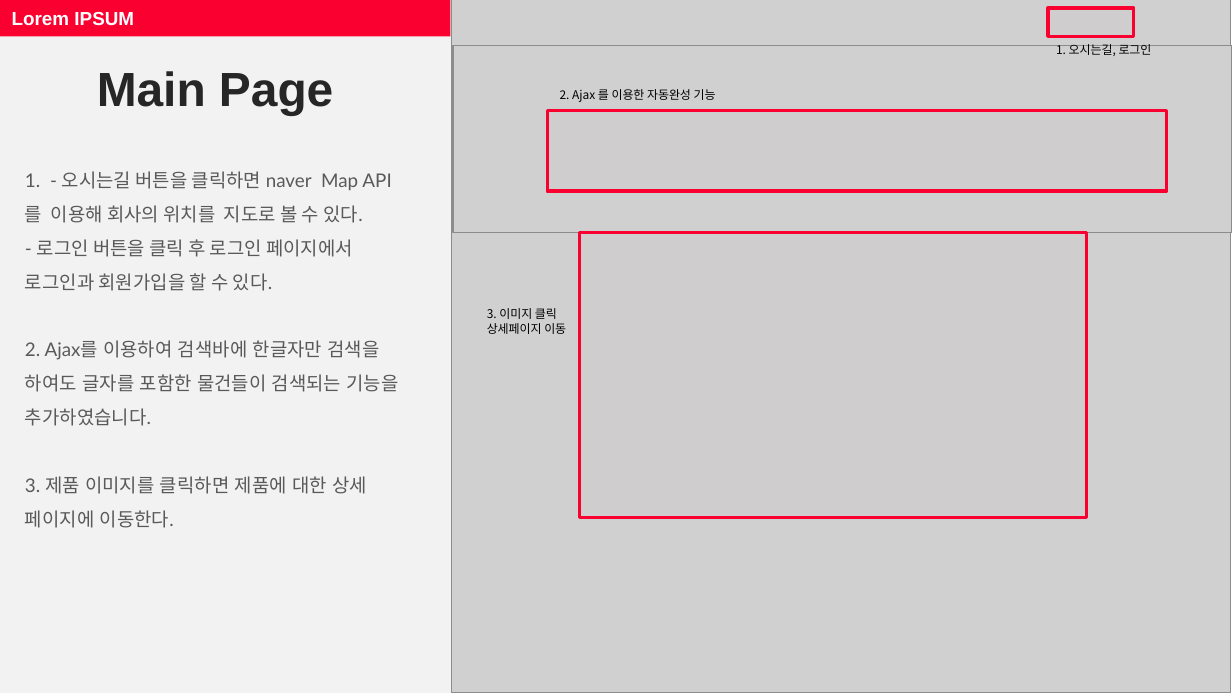
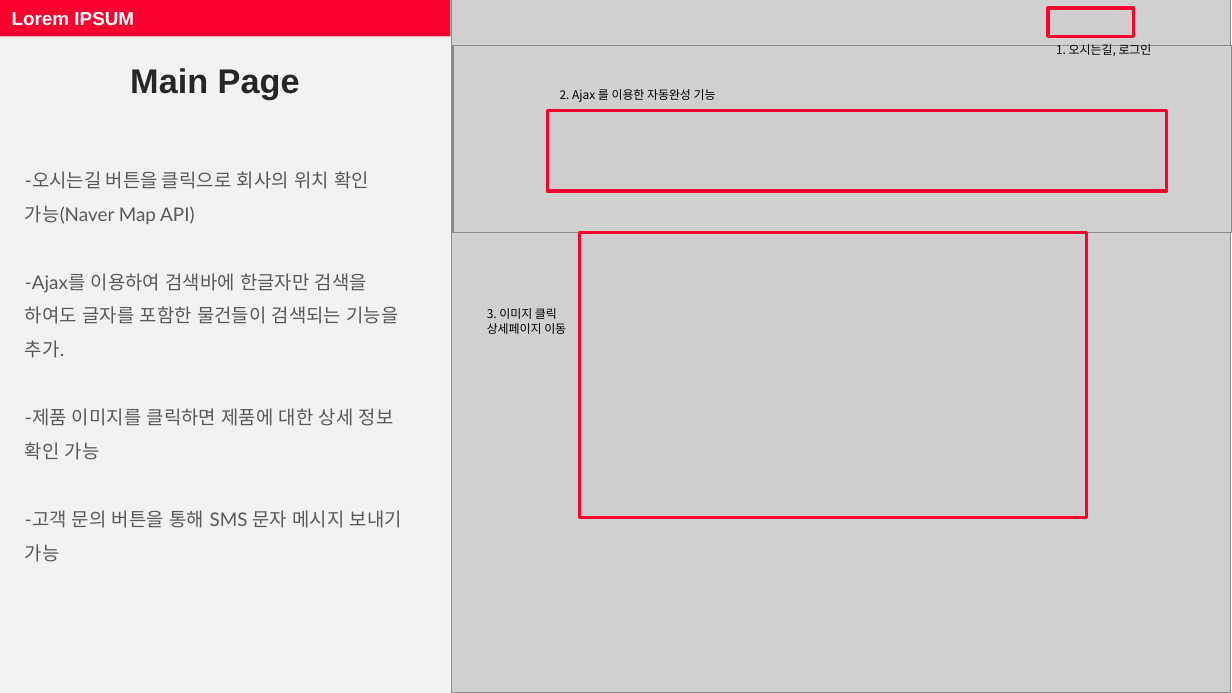
Before and after one commit to zozokjs/webapps, a slide deck: slide 6 of MusicFactory.pptx (slide 5 before the commit). Drawn at 1232x693 pixels with LibreOffice and Linux fonts; fonts in the diff are those of the drawing; grey boxes stand for pictures. Boxes give left, top, right and bottom in pixels: in the first picture for what was removed or moved away, otherwise in the second. Text is boxed around its words. In the diff, an @@ line names an element or a change of style, - is before the commit and + after.

```diff
--- a/MusicFactory.pptx
+++ b/MusicFactory.pptx
@@ text "Main Page" at [130,68,300,99]: size 28 to 20 pt @@
@@ text at [25,171,402,562]: text changed @@
-1. - 오시는길 버튼을 클릭하면 naver Map API를 이용해 회사의 위치를 지도로 볼 수 있다.
-- 로그인 버튼을 클릭 후 로그인 페이지에서
-로그인과 회원가입을 할 수 있다.
-2. Ajax를 이용하여 검색바에 한글자만 검색을 하여도 글자를 포함한 물건들이 검색되는 기능을 추가하였습니다.
-3. 제품 이미지를 클릭하면 제품에 대한 상세 페이지에 이동한다.
+-오시는길 버튼을 클릭으로 회사의 위치 확인 가능(Naver Map API)
+-Ajax를 이용하여 검색바에 한글자만 검색을 하여도 글자를 포함한 물건들이 검색되는 기능을 추가.
+-제품 이미지를 클릭하면 제품에 대한 상세 정보 확인 가능
+-고객 문의 버튼을 통해 SMS 문자 메시지 보내기 가능
```
Also in this commit, not shown: 9 other slides changed, 1 slide added, 3 slides removed.
